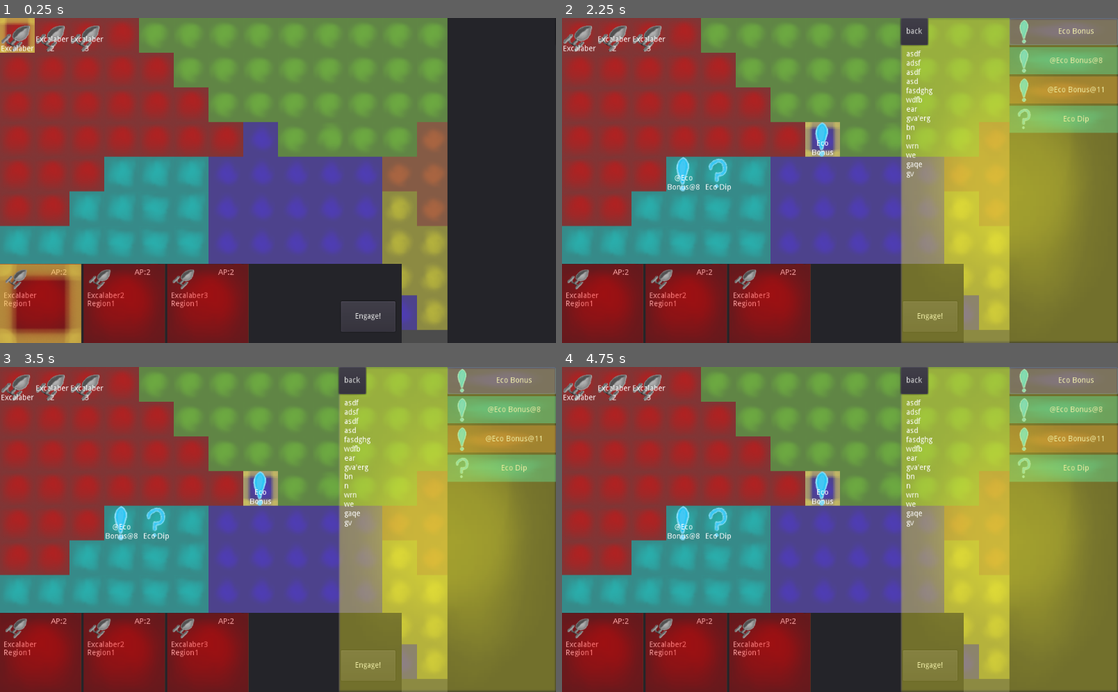
Above: before the commit, frames 1-4 (two rows, left to right).
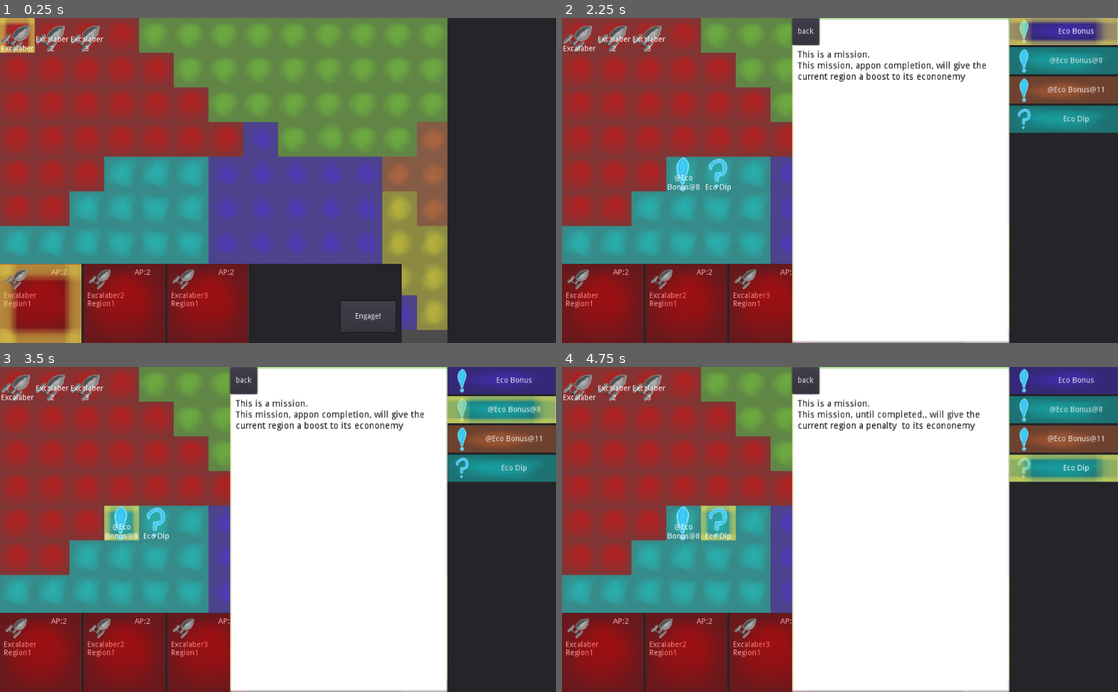
Above: after the commit, the same moments.

Repository: AngryMajor/StarShipGame
Game: Godot game, scene res://General/Main.tscn
Same seed, same stepped clock (60 frames per second), same inputs: the game is played once before the commit and once after it.
Inputs (mouse positions are in pixels of both pictures, inside the frame that each line leads up to):
- Up to frame 1 (0.25 s): no input
- Up to frame 2 (2.25 s): click (600, 304) at 0.52 s; click "Engage!" at 1.25 s; click "Eco Bonus" at 2 s
- Up to frame 3 (3.5 s): click "@Eco Bonus@8" at 2.75 s
- Up to frame 4 (4.75 s): click "@Eco Bonus@11" at 3.5 s; click "Eco Dip" at 4.25 s

The runs differ from the first frame. In frame 1, less than 0.1% of the frame differs, in the area x 14-15%, y 75-100%; in frame 2, 58%; in frame 3, 59%, in the area x 18-100%, y 0-100%; in frame 4, 59%.

Commit message:
mission detail pannel improved somewhat and description added to missions

Diff:
--- a/Components/Missions/Mission.gd
+++ b/Components/Missions/Mission.gd
@@ -11,6 +11,7 @@
 export(Resource) var effect_completed = null
 export(Resource) var effect_failed = null
 export(Resource) var effect_ongoing = null
+export(String, MULTILINE) var Description = ""
 
 export(int) var icon_index = 0
 
--- a/Components/Missions/Types/EconomicDip.tscn
+++ b/Components/Missions/Types/EconomicDip.tscn
@@ -7,4 +7,6 @@
 script = ExtResource( 1 )
 time_limit = -1
 effect_ongoing = ExtResource( 2 )
+Description = "This is a mission.
+This mission, until completed,, will give the current region a penalty  to its econonemy"
 icon_index = 2
--- a/Components/Missions/Types/EconomicNegEffect.tscn
+++ b/Components/Missions/Types/EconomicNegEffect.tscn
@@ -6,3 +6,5 @@
 [node name="Eco Neg" type="Node"]
 script = ExtResource( 1 )
 effect_failed = ExtResource( 3 )
+Description = "This is a mission.
+This mission, if not completed,, will give the current region a penalty to its econonemy"
--- a/Components/Missions/Types/EcononmicPosibleBonus.tscn
+++ b/Components/Missions/Types/EcononmicPosibleBonus.tscn
@@ -6,4 +6,6 @@
 [node name="Eco Bonus" type="Node"]
 script = ExtResource( 1 )
 effect_completed = ExtResource( 2 )
+Description = "This is a mission.
+This mission, appon completion, will give the current region a boost to its econonemy"
 icon_index = 1
--- a/General/Main.tscn
+++ b/General/Main.tscn
@@ -22,7 +22,7 @@
 [sub_resource type="AtlasTexture" id=1]
 flags = 4
 atlas = ExtResource( 6 )
-region = Rect2( 320, 128, 64, 64 )
+region = Rect2( 64, 192, 64, 64 )
 
 [node name="Main" type="Node2D"]
 
@@ -121,11 +121,13 @@
 script = ExtResource( 14 )
 
 [node name="TextBlock" type="Label" parent="GUILayer/MissionDetails"]
+modulate = Color( 0, 0, 0, 1 )
 anchor_right = 1.0
 margin_left = 10.0
 margin_top = 60.0
-margin_right = -10.0
-size_flags_horizontal = 3
+margin_right = -84.0
+margin_bottom = 295.0
+rect_scale = Vector2( 1.2, 1.2 )
 text = "asdf
 adsf
 asdf
@@ -140,5 +142,6 @@
 we
 gaqe
 gv"
+autowrap = true
 
 [editable path="World"]
--- a/General/MainTileSet.tres
+++ b/General/MainTileSet.tres
@@ -325,3 +325,17 @@
 22/shape_one_way_margin = 0.0
 22/shapes = [  ]
 22/z_index = 0
+23/name = "ShipCommandGameTiles.png 23"
+23/texture = ExtResource( 1 )
+23/tex_offset = Vector2( 0, 0 )
+23/modulate = Color( 1, 1, 1, 1 )
+23/region = Rect2( 64, 192, 64, 64 )
+23/tile_mode = 0
+23/occluder_offset = Vector2( 0, 0 )
+23/navigation_offset = Vector2( 0, 0 )
+23/shape_offset = Vector2( 0, 0 )
+23/shape_transform = Transform2D( 1, 0, 0, 1, 0, 0 )
+23/shape_one_way = false
+23/shape_one_way_margin = 0.0
+23/shapes = [  ]
+23/z_index = 0
--- a/General/MissionDetailsUI.gd
+++ b/General/MissionDetailsUI.gd
@@ -5,6 +5,11 @@
 
 func _on_selection_changed():
 	if GameState.selection is Mission:
-		self.margin_left = -self.rect_size.x
+		self.populate(GameState.selection)
+		self.margin_left = -self.rect_size.x-200
+		self.margin_right = -200
 	else:
 		self.margin_left = 0
+
+func populate(mission:Mission):
+	$TextBlock.text = mission.Description
--- a/MissionCard.gd
+++ b/MissionCard.gd
@@ -34,7 +34,10 @@
 	GameState.selection = myMission
 
 func _on_selection_changed():
-	pass
+	if GameState.selection == myMission:
+		$HightlightTexture.visible = true
+	else:
+		$HightlightTexture.visible = false
 
 func rerender():
 	self.visible = false
--- a/MissionCard.tscn
+++ b/MissionCard.tscn
@@ -1,7 +1,12 @@
-[gd_scene load_steps=3 format=2]
+[gd_scene load_steps=4 format=2]
 
 [ext_resource path="res://General/ShipCommandGameTiles.png" type="Texture" id=1]
 [ext_resource path="res://MissionCard.gd" type="Script" id=2]
+
+[sub_resource type="AtlasTexture" id=1]
+flags = 4
+atlas = ExtResource( 1 )
+region = Rect2( 0, 192, 64, 64 )
 
 [node name="MissionCard" type="Control"]
 margin_bottom = 40.0
@@ -22,3 +27,10 @@
 anchor_bottom = 1.0
 flat = true
 expand_icon = true
+
+[node name="HightlightTexture" type="TextureRect" parent="."]
+visible = false
+anchor_right = 1.0
+anchor_bottom = 1.0
+texture = SubResource( 1 )
+expand = true
Binary file changed: General/ShipCommandGameTiles.png
Not shown, changed: General/ShipCommandGameTiles.xcf
